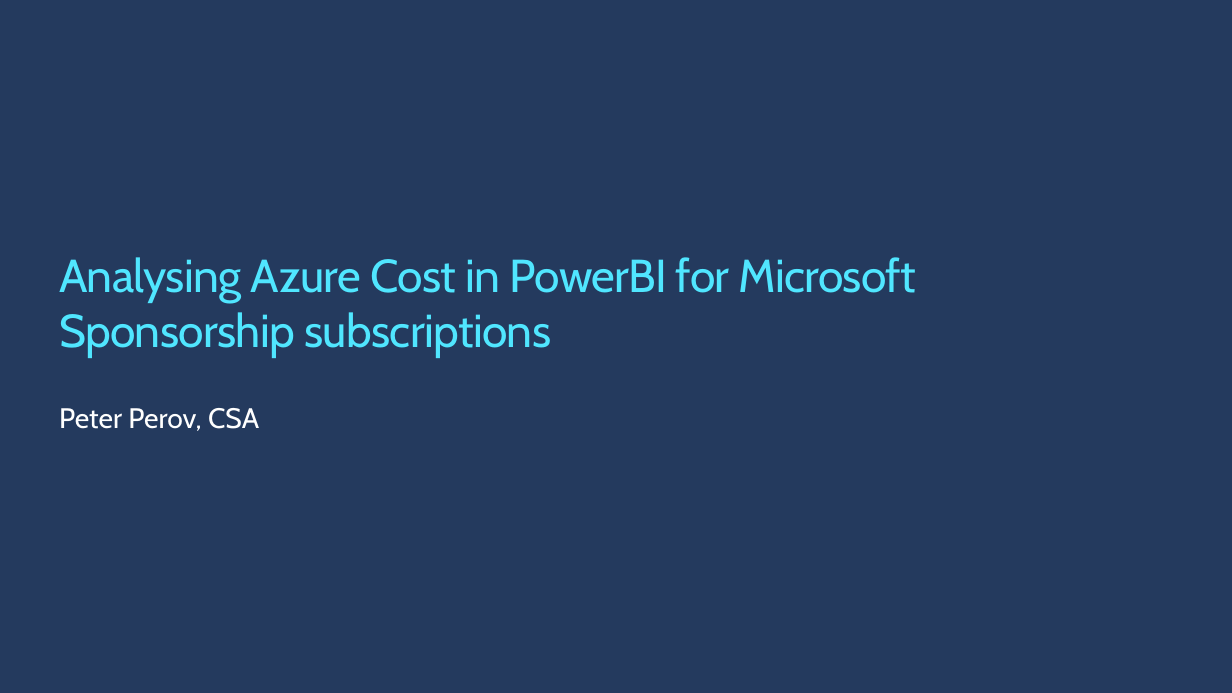
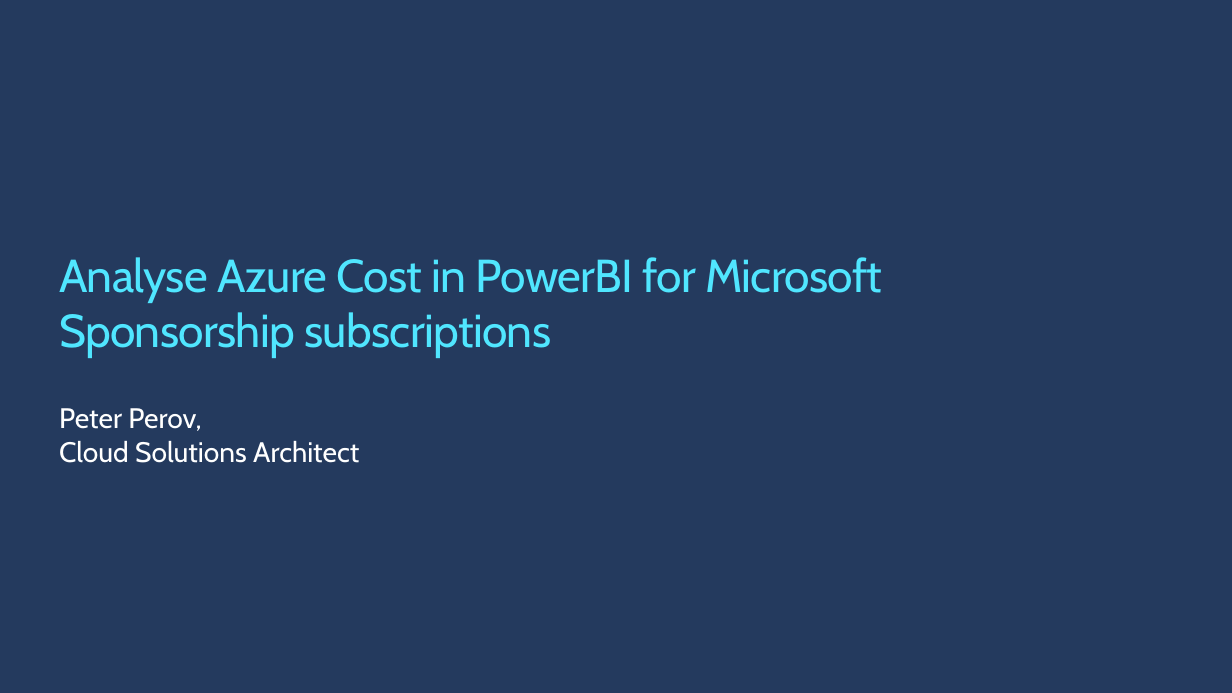
Before and after one commit to peterperov/MSFTCSA, a slide deck: slide 1 of 126-AzureCost/Azure Cost PBI BootCamp.pptx. Drawn at 1232x693 pixels with LibreOffice and Linux fonts; fonts in the diff are those of the drawing; background and template pictures are left out. Boxes give left, top, right and bottom in pixels: in the first picture for what was removed or moved away, otherwise in the second. Text is boxed around its words. In the diff, an @@ line names an element or a change of style, - is before the commit and + after.

Commit message:
222

```diff
--- a/126-AzureCost/Azure Cost PBI BootCamp.pptx
+++ b/126-AzureCost/Azure Cost PBI BootCamp.pptx
@@ title at (59,257,882,358): text changed @@
-Analysing Azure Cost in PowerBI for Microsoft Sponsorship subscriptions
+Analyse Azure Cost in PowerBI for Microsoft Sponsorship subscriptions
@@ text at (59,408,359,463): text changed @@
-Peter Perov, CSA
+Peter Perov,
+Cloud Solutions Architect
```
